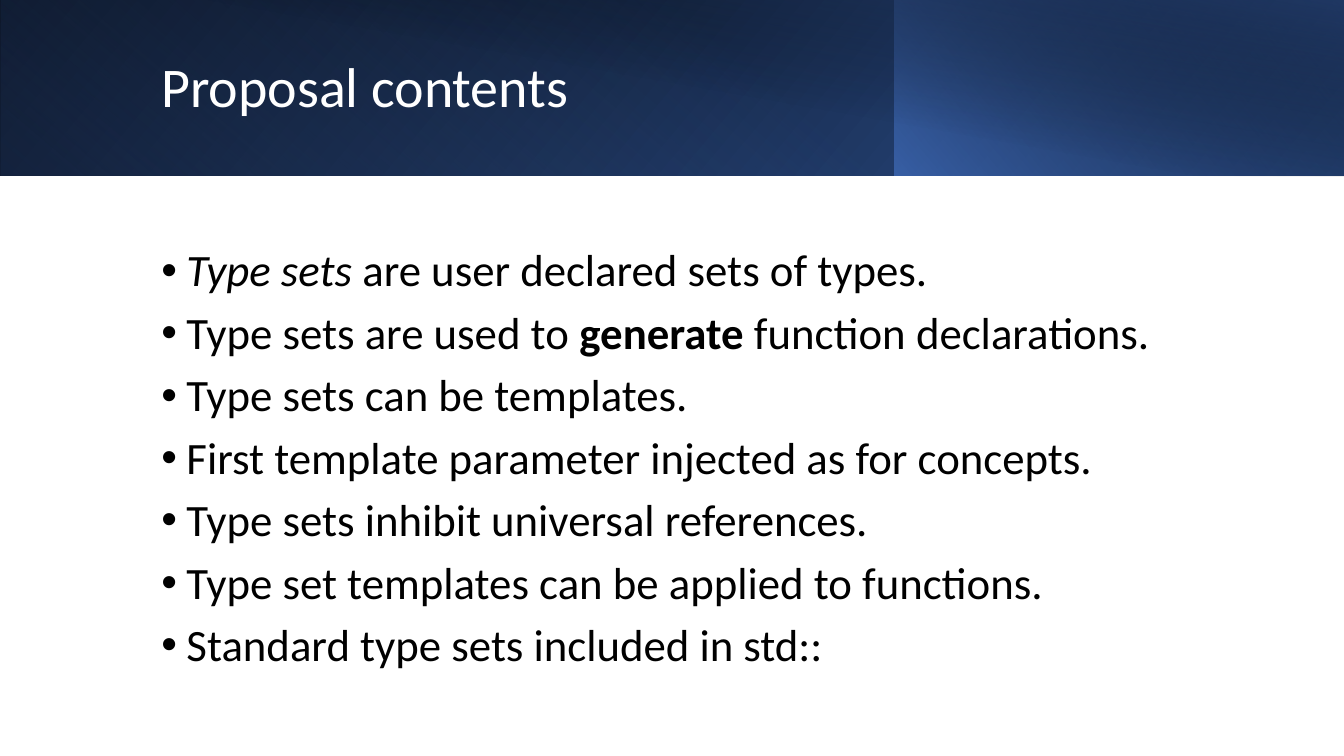
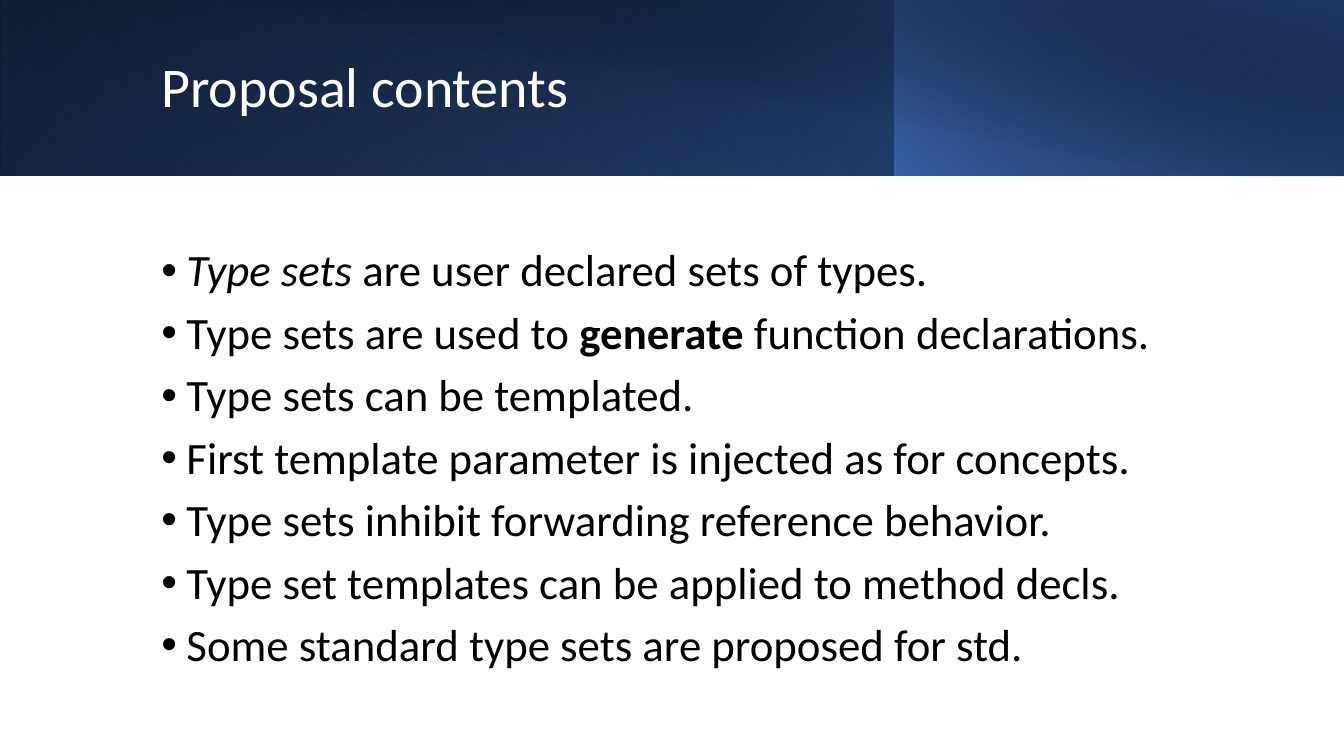
Before and after one commit to BengtGustafsson/isocpp-proposals, a slide deck: slide 6 of P2668-RoleBasedParameterPassing/RoleBasedParameterPassing.pptx. Drawn at 1344x756 pixels with LibreOffice and Linux fonts; fonts in the diff are those of the drawing. Boxes give left, top, right and bottom in pixels: in the first picture for what was removed or moved away, otherwise in the second. Text is boxed around its words. In the diff, an @@ line names an element or a change of style, - is before the commit and + after.

Commit message:
New proposal added. Prepared for MPark's generation.

```diff
--- a/P2668-RoleBasedParameterPassing/RoleBasedParameterPassing.pptx
+++ b/P2668-RoleBasedParameterPassing/RoleBasedParameterPassing.pptx
@@ text at (x1=186, y1=380, x2=1130, y2=669): text changed @@
-• Type sets can be templates.
-• First template parameter injected as for concepts.
-• Type sets inhibit universal references.
-• Type set templates can be applied to functions.
-• Standard type sets included in std::
+• Type sets can be templated.
+• First template parameter is injected as for concepts.
+• Type sets inhibit forwarding reference behavior.
+• Type set templates can be applied to method decls.
+• Some standard type sets are proposed for std.
```
Also in this commit, not shown: 15 other slides changed, 4 slides added, 1 slide removed, 17 other files.
